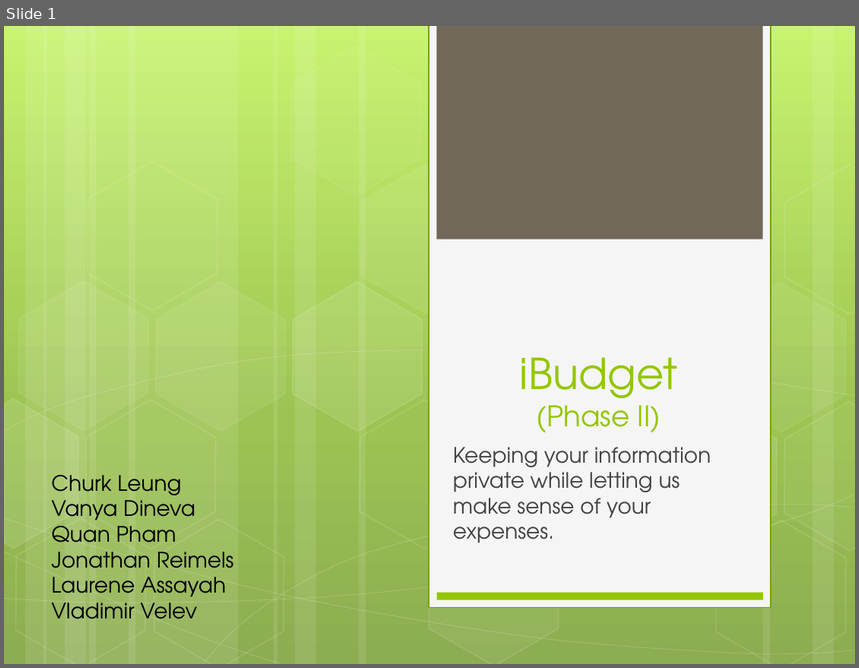
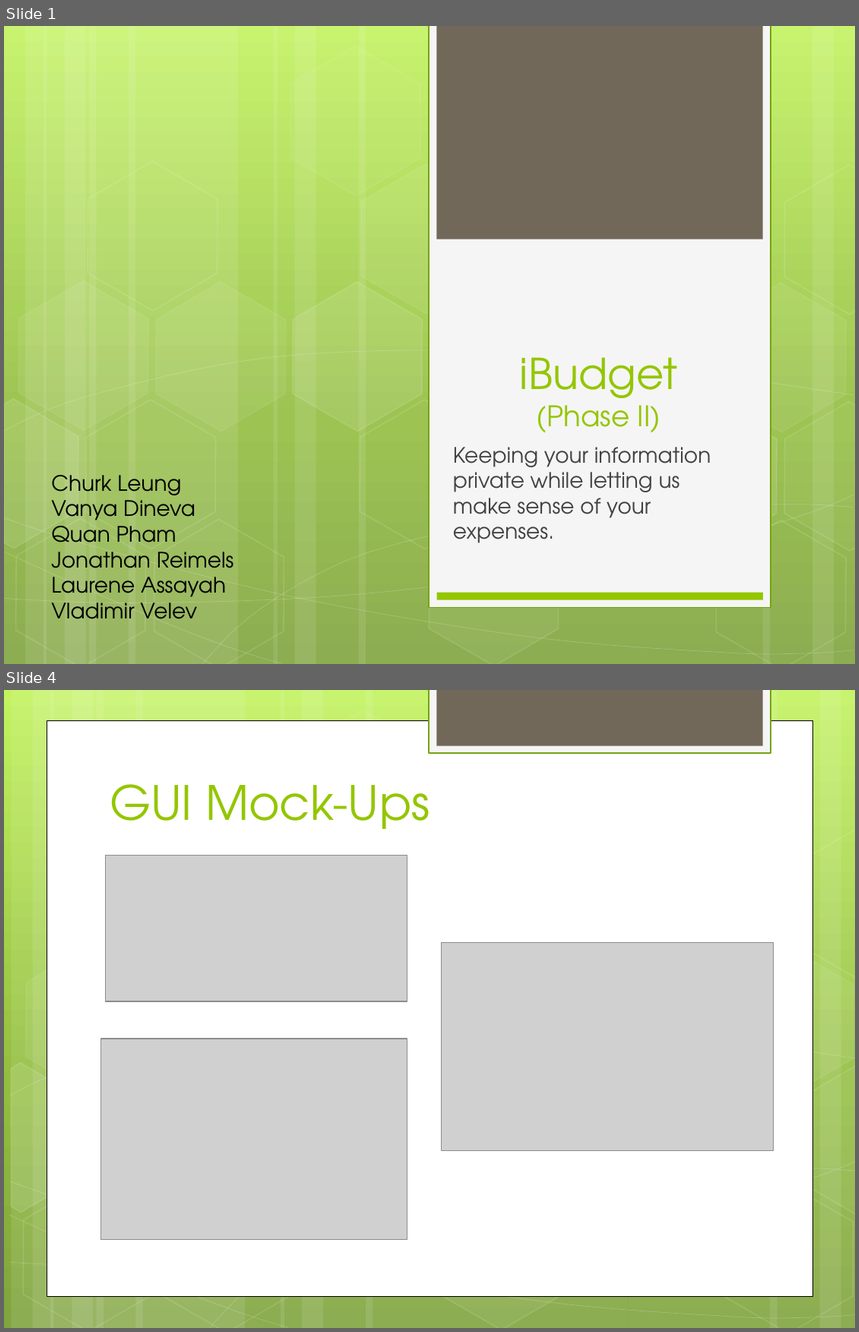
Before and after one commit to hiyenwong/cs679-b1-class-project, a slide deck: deliverables/phase2/Phase2_Presentation.pptx. Shown one above the other, each under a label of ours: slide 1 before the commit, slides 1 and 4 after it; the slides between them are not shown. The pictures are 859x668 and 859x1332 pixels, drawn with LibreOffice and Linux fonts; fonts in the diff are those of the drawing; grey boxes stand for pictures. Boxes give left, top, right and bottom in pixels: in the first picture for what was removed or moved away, otherwise in the second. Text is boxed around its words. In the diff, an @@ line names an element or a change of style, - is before the commit and + after.

```diff
--- a/deliverables/phase2/Phase2_Presentation.pptx
+++ b/deliverables/phase2/Phase2_Presentation.pptx
@@ slide 4 added at box(4, 690, 855, 1328), background gradient #C3F35F to #93BF3F to #81A53E @@
@@ rectangle added at box(429, 690, 771, 753), fill #F5F5F5, outline #74A510 1.25 pt @@
@@ rectangle added at box(436, 690, 762, 746), fill #71685A @@
@@ rectangle added at box(47, 720, 813, 1296), fill #FFFFFF, outline #000000 0.5 pt @@
@@ title added at box(110, 784, 430, 829), 40 pt, text #94C600 @@
+GUI Mock-Ups
@@ group added at box(4, 690, 855, 1328): 12 rectangles, 8 freeform shapes, 8 hexagons @@
@@ picture added at box(105, 855, 408, 1002) @@
@@ picture added at box(442, 943, 773, 1151) @@
@@ picture added at box(101, 1039, 408, 1240) @@
```
Also in this commit, not shown: 2 slides changed, 1 other slide added, 1 slide removed.
